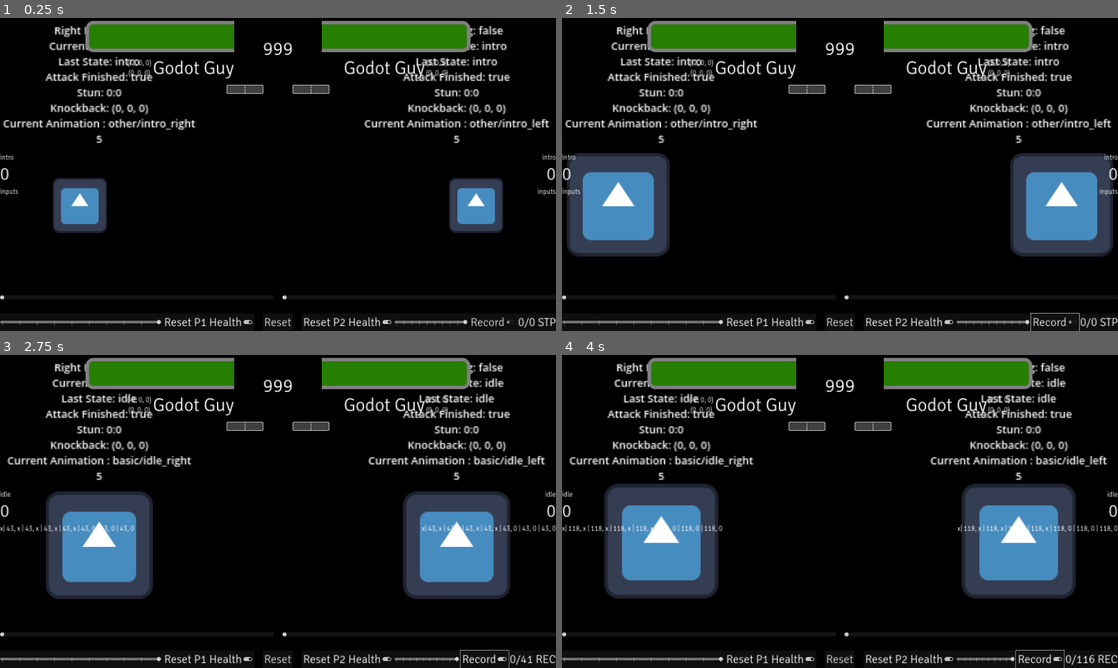
Above: before the commit, frames 1-4 (two rows, left to right).
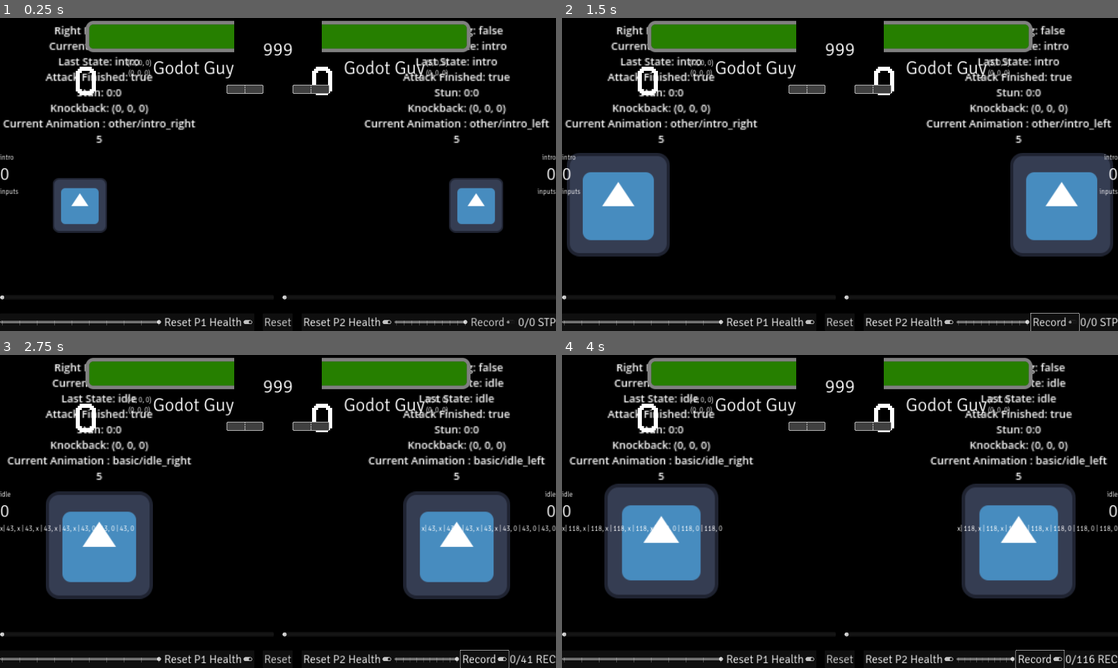
Above: after the commit, the same moments.

Repository: SHyguymoll/FightingGameEngineExampleCharacter
Game: Godot game, scene res://Test Character/TestCharacter.tscn
The game is run twice, just before and just after one commit, with the same random seed, the same clock (stepped at 60 frames per second) and the same inputs. The engine's default icon, where the game draws it, is replaced by a stand-in: a white triangle on a blue panel in a dark square. Sound files missing from this copy of the repository are replaced by a short silence.
Inputs:
- Up to frame 1 (0.25 s): no input
- Up to frame 2 (1.5 s): click "Record" at 0.5 s; click "Record" at 1.25 s
- Up to frame 3 (2.75 s): click "Record" at 2 s
- Up to frame 4 (4 s): tap I (training_replay) at 2.85, 3.6 s

The runs differ from the first frame. In frame 1, 0.4% of the frame differs, in the area x 13-60%, y 7-25%; in frame 2, 0.4%; in frame 3, 0.4%; in frame 4, 0.4%.

Commit message:
round end handling

Diff:
--- a/Test Character/Game.gd
+++ b/Test Character/Game.gd
@@ -58,6 +58,13 @@
 }
 var moment := moments.INTRO
 
+@onready var round_element = preload("res://Test Character/TestHUD/RoundElement.tscn")
+enum round_change_types {
+	ADD,
+	REMOVE
+}
+var round_change_behavior : round_change_types = round_change_types.ADD
+
 func make_hud():
 	# player 1
 	$HUD/HealthAndTime/P1Group/Health.max_value = p1.health
@@ -73,6 +80,25 @@
 	$HUD/HealthAndTime/P2Group/NameAndPosVel/PosVel.text = str(p2.position) + "\n" + str(p2.velocity)
 	$HUD/P2Stats/State.text = p2.states.keys()[p2.current_state]
 
+	# set up rounds
+	for n in range(GlobalKnowledge.win_threshold):
+		var p1_round = round_element.instantiate()
+		p1_round.name = str(n)
+		$HUD/HealthAndTime/P1Group/Rounds.add_child(p1_round)
+		var p2_round = round_element.instantiate()
+		p1_round.name = str(n)
+		$HUD/HealthAndTime/P2Group/Rounds.add_child(p2_round)
+	match round_change_behavior:
+		round_change_types.ADD:
+			for n in range(GlobalKnowledge.p1_wins):
+				($HUD/HealthAndTime/P1Group/Rounds.get_node(str(n)) as Sprite2D).frame = 1
+			for n in range(GlobalKnowledge.p2_wins):
+				($HUD/HealthAndTime/P2Group/Rounds.get_node(str(n)) as Sprite2D).frame = 1
+		round_change_types.REMOVE:
+			for n in range(GlobalKnowledge.p1_wins, -1, -1):
+				($HUD/HealthAndTime/P2Group/Rounds.get_node(str(n)) as Sprite2D).frame = 1
+			for n in range(GlobalKnowledge.p2_wins, -1, -1):
+				($HUD/HealthAndTime/P1Group/Rounds.get_node(str(n)) as Sprite2D).frame = 1
 
 	# game itself
 	$HUD/Fight.visible = false
@@ -511,8 +537,22 @@
 			move_inputs_and_iterate(true)
 			check_combos()
 			character_positioning()
-			if (p1.post_outro() and p2.in_defeated_state()) or (p1.in_defeated_state() and p2.post_outro()):
-				get_tree().reload_current_scene()
+			if (p1.post_outro() and p2.in_defeated_state()):
+				GlobalKnowledge.p1_wins += 1
+				if GlobalKnowledge.p1_wins < GlobalKnowledge.win_threshold:
+					get_tree().reload_current_scene()
+				else:
+					print("game ended here, restarting anyways")
+					GlobalKnowledge.p1_wins = 0
+					get_tree().reload_current_scene()
+			elif (p1.in_defeated_state() and p2.post_outro()):
+				GlobalKnowledge.p2_wins += 1
+				if GlobalKnowledge.p2_wins < GlobalKnowledge.win_threshold:
+					get_tree().reload_current_scene()
+				else:
+					print("game ended here, restarting anyways")
+					GlobalKnowledge.p2_wins = 0
+					get_tree().reload_current_scene()
 
 func _on_p1_health_reset_switch_toggled(toggled_on):
 	p1_reset_health_on_drop = toggled_on
--- a/Test Character/TestCharacter.tscn
+++ b/Test Character/TestCharacter.tscn
@@ -81,6 +81,10 @@
 theme_override_font_sizes/font_size = 64
 text = "Player 1 Character"
 
+[node name="Rounds" type="HBoxContainer" parent="HUD/HealthAndTime/P1Group"]
+layout_direction = 3
+layout_mode = 2
+
 [node name="Time" type="Label" parent="HUD/HealthAndTime"]
 layout_mode = 2
 theme_override_fonts/font = ExtResource("2_jjmwk")
@@ -117,6 +121,11 @@
 theme_override_font_sizes/font_size = 24
 text = "p,v"
 horizontal_alignment = 1
+
+[node name="Rounds" type="HBoxContainer" parent="HUD/HealthAndTime/P2Group"]
+layout_direction = 3
+layout_mode = 2
+alignment = 2
 
 [node name="SpecialElements" type="HBoxContainer" parent="HUD"]
 anchors_preset = 10
